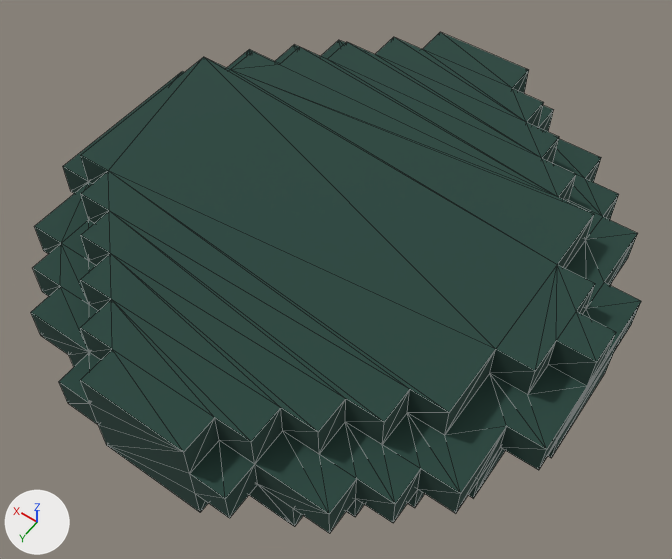
One commit to the OBJ model res/Models/Compass/kompas-2.obj: the scene before it, then after it.
One viewpoint serves both versions: a camera (50 mm lens) standing at (-0.938, 1.308, 1.698) and looking at (-0.063, 0.082, -0.228). The axes (+X, +Y, +Z) are drawn at lower left. The lights are the same throughout. Mesh edges are drawn as thin lines. Where no turn or scale is listed for an object, it has been applied to the vertices. Vertices at the same position are counted once.

Objects in the first picture: 'Untitled.002'.
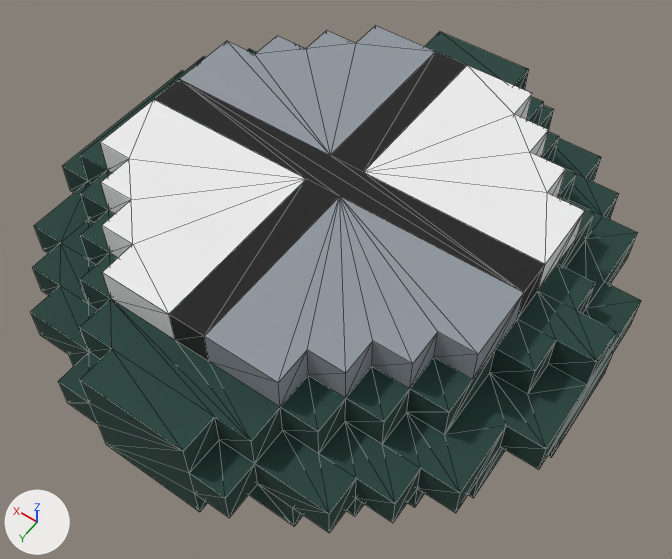
What differs and where, as boxes [x1, y1, x2, y2] in the pictures (672 x 559 px):
'Untitled.002', reshaped
    before: [31, 32, 641, 533]
    after: [30, 26, 641, 533]
part 1 of me_untitled_002, built on
    before: [108, 37, 596, 442]
    after: [100, 26, 596, 441]

The change, as a list of edits to the scene's bpy script:
```text
Change me_untitled_002:
    used by ob_untitled_002; location = (0.0, 0.0, 0.0)
    remove me_untitled_002.from_pydata(...)  # 242 vertices, 480 faces; spans x -0.75..0.75, y -0.75..0.75, z -0.35..-0.05
    add me_untitled_002.from_pydata(...)  # 304 vertices, 604 faces; spans x -0.75..0.75, y -0.75..0.75, z -0.35..0.05
    me_untitled_002 part 1
    30 faces are deleted
    20 vertices are added at x -0.55..0.55, y -0.55..0.55, z -0.05..0.05
    14 new vertices lie (0.0, 0.0, 0.1) away from vertices in x -0.45..0.55, y -0.55..0.55, z -0.05
    15 new vertices lie (0.0, 0.1, 0.0) away from vertices in x -0.55..0.45, y -0.55..0.15, z -0.05..0.05
    13 new vertices lie (0.0, -0.1, 0.0) away from vertices in x -0.55..0.45, y 0.15..0.55, z -0.05..0.05
    154 new faces join them
```
